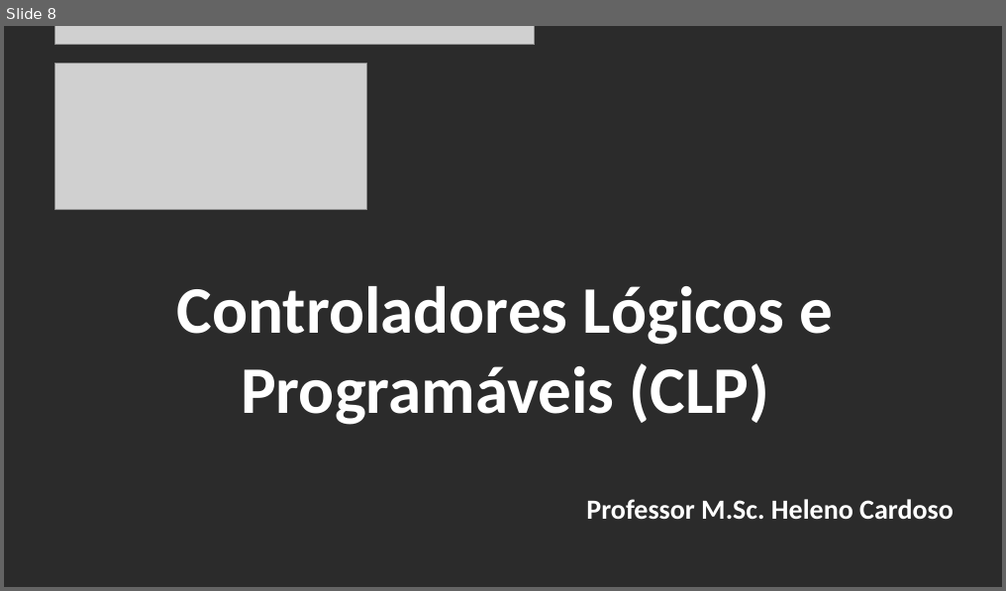
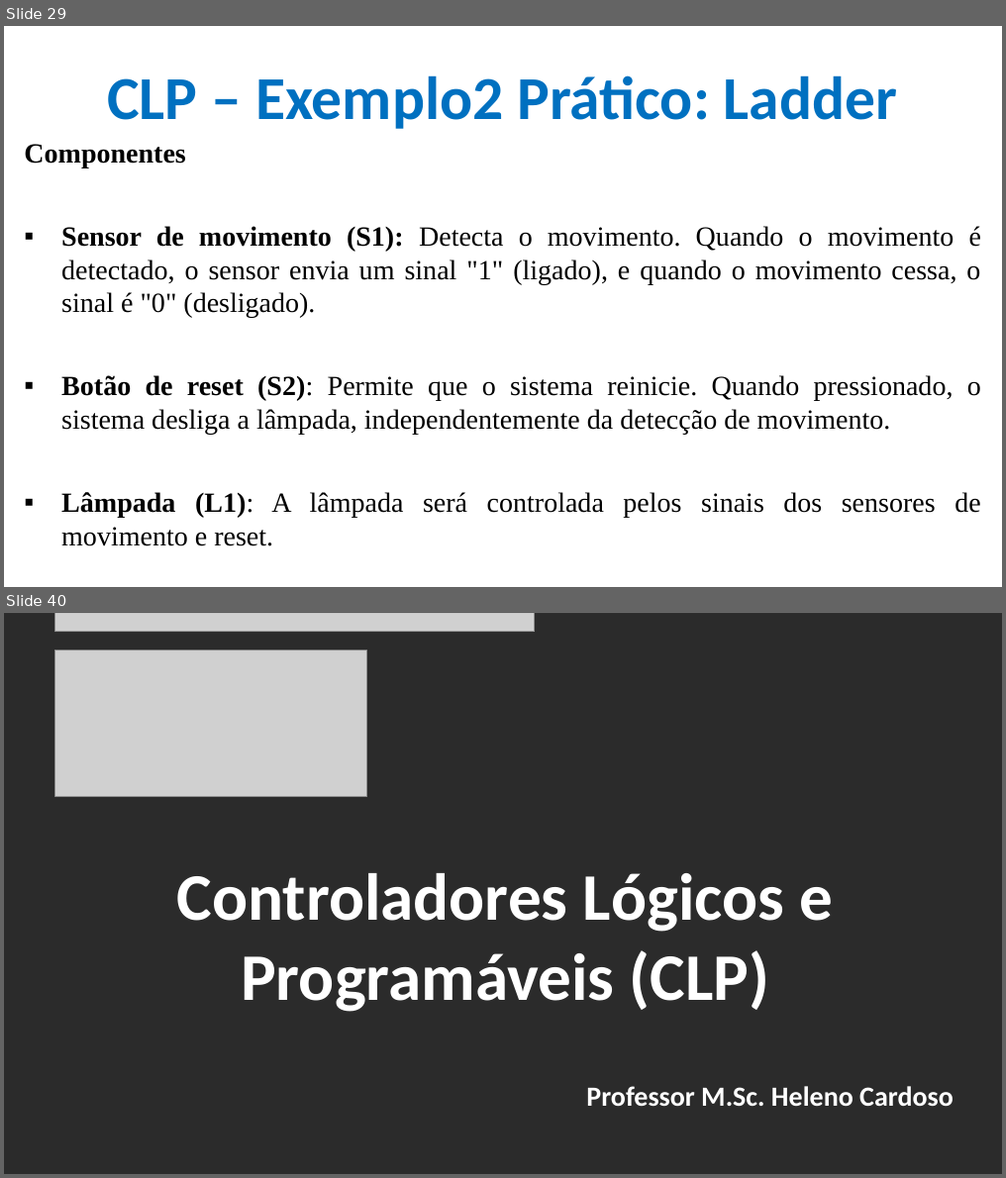
Before and after one commit to CloudEducationBrazil/WydenUniRuyControladoresLogicosProgCLP, a slide deck: 01 Classes/Aula3 - CLP - Programação - Linguagem LADER.pptx. Shown one above the other, each under a label of ours: slide 8 before the commit, slides 29 and 40 after it; the slides between them are not shown. The pictures are 1006x591 and 1006x1178 pixels, drawn with LibreOffice and Linux fonts; fonts in the diff are those of the drawing; grey boxes stand for pictures; background and template pictures are left out; a plain dark background stands for a picture behind light text. Boxes give left, top, right and bottom in pixels: in the first picture for what was removed or moved away, otherwise in the second. Text is boxed around its words. In the diff, an @@ line names an element or a change of style, - is before the commit and + after.

Commit message:
Disciplina CLP LADDER 27Mar2025

```diff
--- a/01 Classes/Aula3 - CLP - Programação - Linguagem LADER.pptx
+++ b/01 Classes/Aula3 - CLP - Programação - Linguagem LADER.pptx
@@ slide 29 added at (x1=4, y1=26, x2=1002, y2=587), background picture (left out) @@
@@ title added at (x1=107, y1=76, x2=897, y2=129), 44 pt, text #0070C0, bold @@
+CLP – Exemplo2 Prático: Ladder
@@ text added at (x1=24, y1=144, x2=981, y2=547), 20 pt, text #000000 @@
+Componentes
+▪ Sensor de movimento (S1): Detecta o movimento. Quando o movimento é detectado, o sensor envia um sinal "1" (ligado), e quando o movimento cessa, o sinal é "0" (desligado).
+▪ Botão de reset (S2): Permite que o sistema reinicie. Quando pressionado, o sistema desliga a lâmpada, independentemente da detecção de movimento.
+▪ Lâmpada (L1): A lâmpada será controlada pelos sinais dos sensores de movimento e reset.
@@ what was slide 8 is now slide 40 @@
```
Also in this commit, not shown: 6 slides changed, 31 other slides added, 11 other files.
